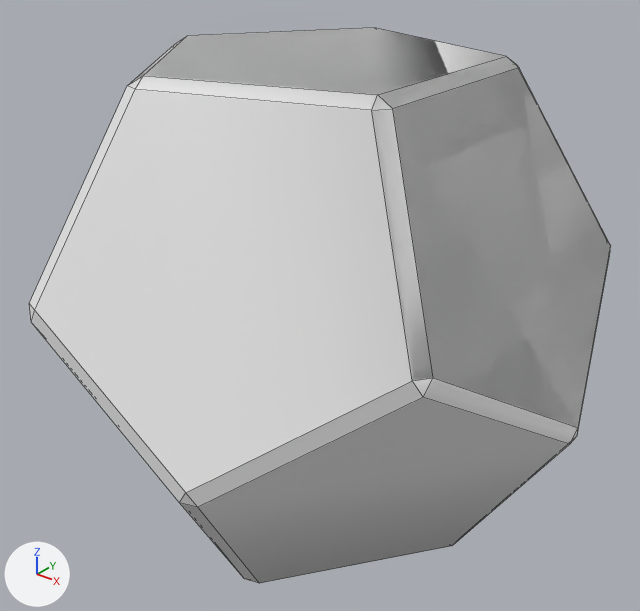
The FBX model models/arena.fbx as it was, and as the next commit left it.
Rendered twice from a camera (50 mm lens) standing at (7.04, -8.76, 5.23) and looking at (0.07, -0.05, -0.17). Lighting does not change. The marker at lower left points along +X, +Y and +Z. Mesh edges are drawn as thin lines. Vertices at the same position are counted once.

Before the edit, the objects in view are built like this:
```python
me_icosphere_002 = bpy.data.meshes.new('Icosphere.002')
me_icosphere_002.from_pydata(...)  # 126 vertices, 144 faces; spans x -0.79..0.79, y -0.75..0.75, z -0.65..0.65
ob_icosphere = bpy.data.objects.new('Icosphere', me_icosphere_002)
ob_icosphere.location = (0.0, 0.0, 0.0)
ob_icosphere.scale = (5.0, 5.0, 5.0)
```
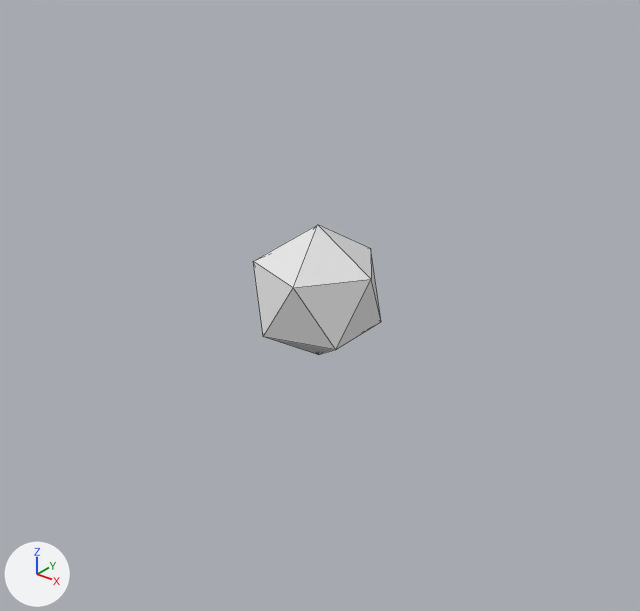
Where the change shows, as pixel boxes (x1, y1, x2, y2) in the pictures (640 x 611 px):
'Icosphere', reshaped, rescaled (78% narrower, 76% shorter): before (29, 28, 611, 583); after (253, 225, 381, 355)
part 1 of me_icosphere_002, added: after (253, 225, 381, 355)
part 2 of me_icosphere_002, deleted: before (29, 28, 611, 583)

What the commit changed:
me_icosphere_002 has 126 vertices, 144 faces and spans x -0.79..0.79, y -0.75..0.75, z -0.65..0.65.
me_icosphere_002 is used by ob_icosphere; location (0.0, 0.0, 0.0); scale (5.0, 5.0, 5.0).
me_icosphere_002 part 1: a new loose piece, an icosphere of 20 faces spanning x -0.89..0.89, y -0.85..0.85, z -1.0..1.0.
me_icosphere_002 part 2: the loose piece of 66 vertices spanning x -0.79..0.79, y -0.75..0.75, z -0.65..0.65 is deleted.
Object 'Icosphere' (ob_icosphere) is rescaled from (5.0, 5.0, 5.0) to (1.0, 1.0, 1.0).
